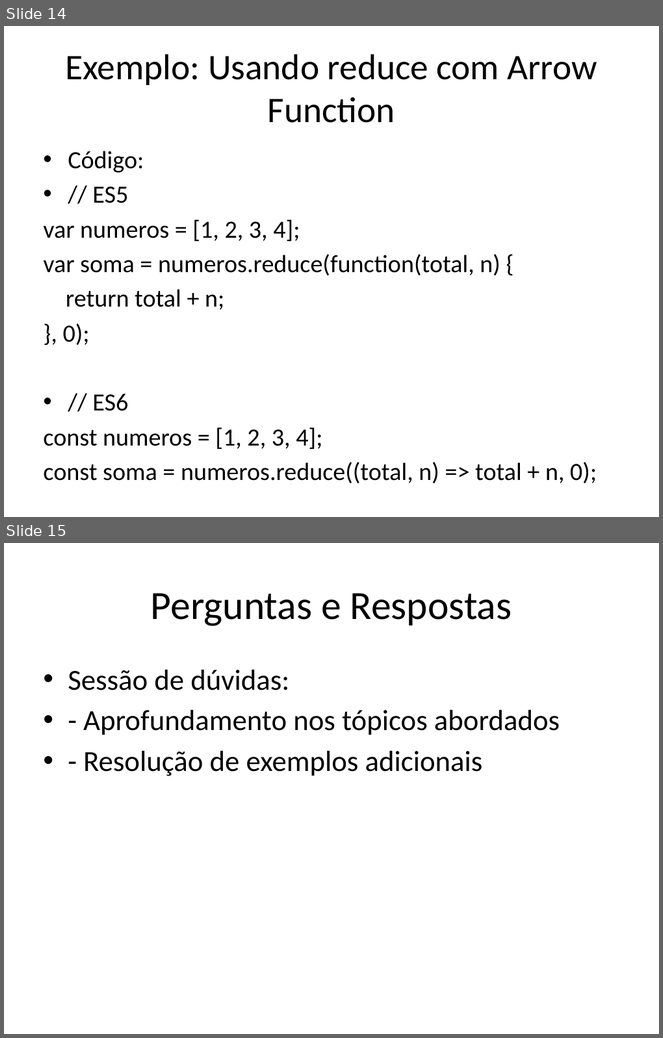
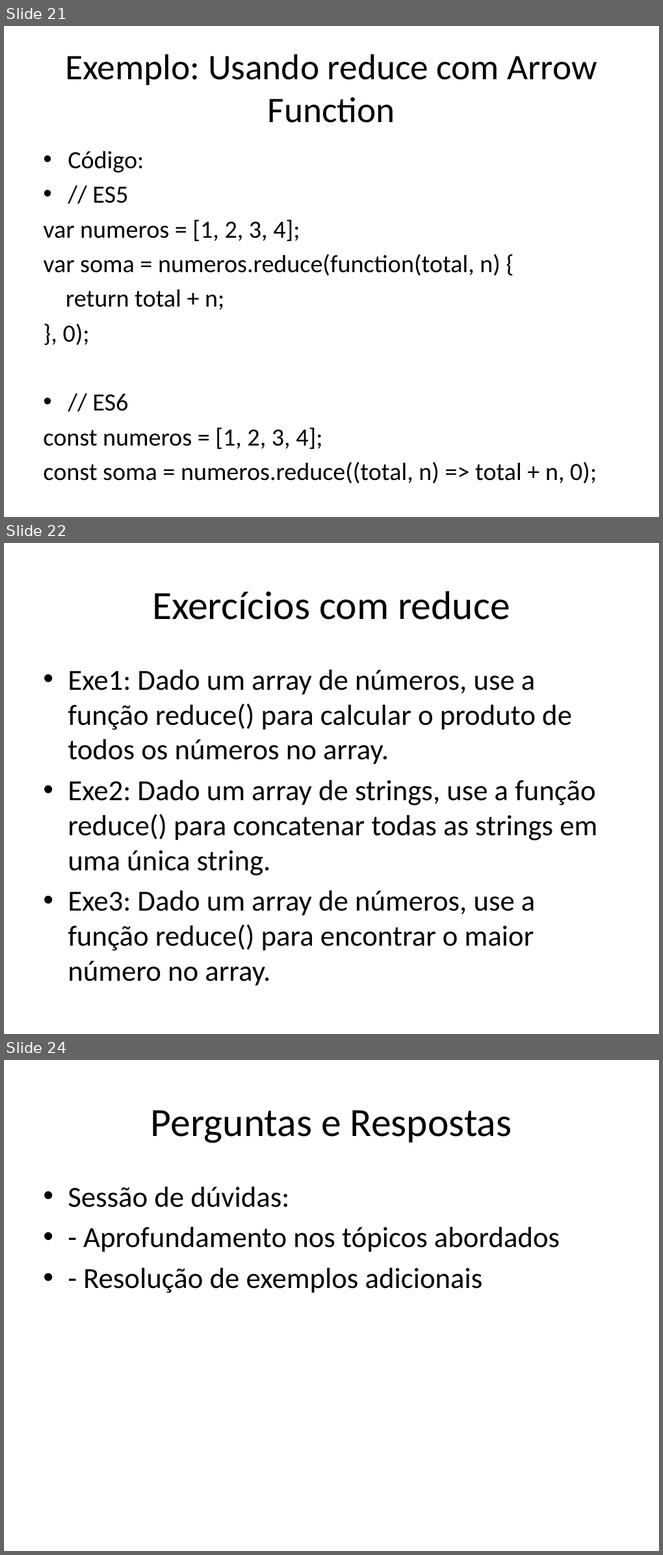
Before and after one commit to dfpires/progcomp2-2024a, a slide deck: ES5e6.pptx. Shown one above the other, each under a label of ours: slides 14 and 15 before the commit, slides 21, 22 and 24 after it; the slides between them are not shown. The pictures are 663x1038 and 663x1555 pixels, drawn with LibreOffice and Linux fonts; fonts in the diff are those of the drawing. Boxes give left, top, right and bottom in pixels: in the first picture for what was removed or moved away, otherwise in the second. Text is boxed around its words. In the diff, an @@ line names an element or a change of style, - is before the commit and + after.

```diff
--- a/ES5e6.pptx
+++ b/ES5e6.pptx
@@ slide 22 added at (4,543,659,1034), background #FFFFFF @@
@@ title added at (152,591,510,620), 44 pt, text #000000 @@
+Exercícios com reduce
@@ text added at (68,670,597,986), 32 pt, text #000000 @@
+• Exe1: Dado um array de números, use a função reduce() para calcular o produto de todos os números no array.
+• Exe2: Dado um array de strings, use a função reduce() para concatenar todas as strings em uma única string.
+• Exe3: Dado um array de números, use a função reduce() para encontrar o maior número no array.
@@ what was slide 14 is now slide 21 @@
@@ what was slide 15 is now slide 24 @@
```
Also in this commit, not shown: 2 slides changed, 10 other slides added, 2 slides removed.
